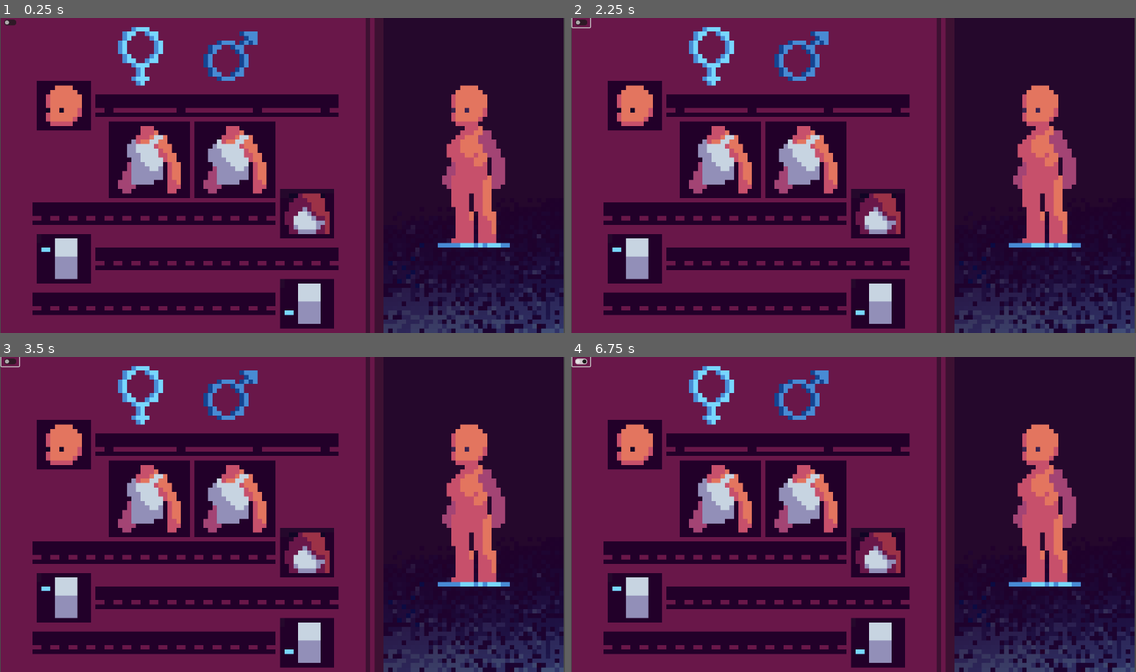
Above: before the commit, frames 1-4 (two rows, left to right).
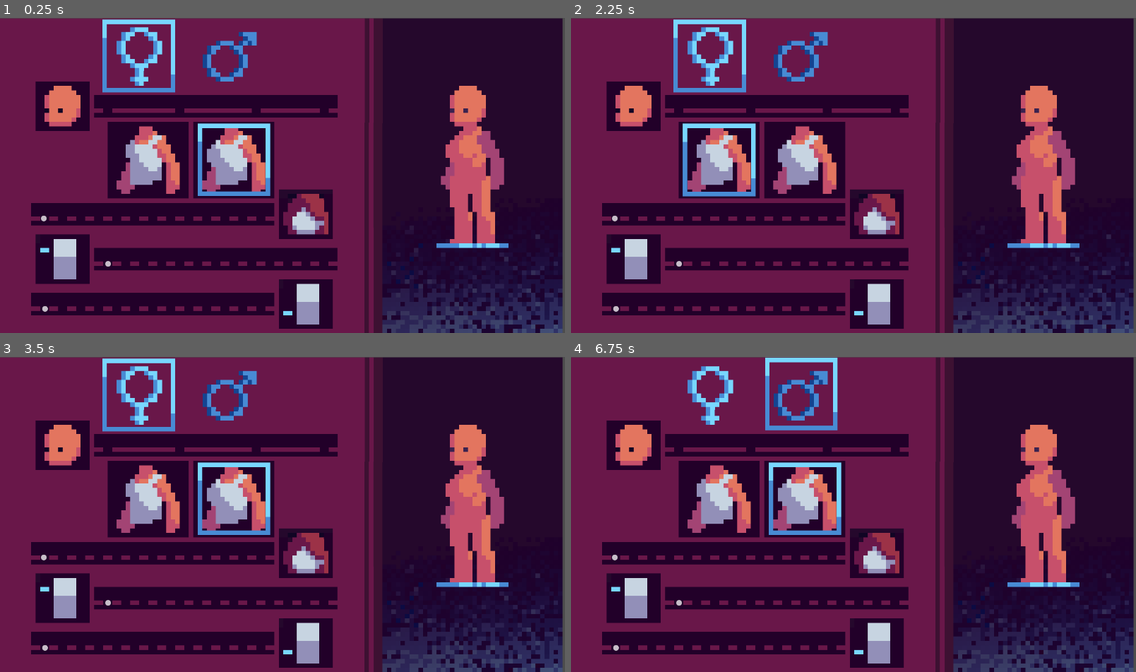
Above: after the commit, the same moments.

Repository: jimz8030/pixel-game
Game: Godot game, scene res://Scenes/Character_Creator.tscn
Two runs of this game, one before a commit and one after it. Both use one fixed random seed, a clock stepped at 60 frames per second and the inputs below.
Inputs (mouse positions are in pixels of both pictures, inside the frame that each line leads up to; where the layout moved, square brackets give the same spot in the first picture):
- Up to frame 1 (0.25 s): no input
- Up to frame 2 (2.25 s): click (802, 55) [582, 21] at 0.5 s; click (712, 55) [582, 21] at 1.25 s; click (717, 159) at 2.02 s
- Up to frame 3 (3.5 s): click (231, 498) at 2.77 s
- Up to frame 4 (6.75 s): click (802, 394) [582, 360] at 3.5 s; click (712, 394) [582, 360] at 4.25 s; click (717, 498) at 5.02 s; click (802, 498) at 5.77 s; click (802, 394) [582, 360] at 6.5 s

The runs differ from the first frame. In frame 1, 7.5% of the frame differs, in the area x 0-100%, y 0-100%; in frame 2, 7.5%; in frame 3, 7.5%; in frame 4, 7.5%.

Commit message:
Button
Added buttons that are in the right place but don't do anything

Diff:
--- /dev/null
+++ b/Groups/BodyShape.tres
@@ -0,0 +1,3 @@
+[gd_resource type="ButtonGroup" format=3 uid="uid://sbeyuro534v6"]
+
+[resource]
--- /dev/null
+++ b/Groups/MaleFemaleButtons.tres
@@ -0,0 +1,3 @@
+[gd_resource type="ButtonGroup" format=3 uid="uid://ncicfe48eeg8"]
+
+[resource]
--- a/Scenes/Character_Creator.tscn
+++ b/Scenes/Character_Creator.tscn
@@ -1,26 +1,134 @@
-[gd_scene load_steps=3 format=3 uid="uid://cjfhlbxs1b48m"]
+[gd_scene load_steps=10 format=3 uid="uid://cjfhlbxs1b48m"]
 
-[ext_resource type="Texture2D" uid="uid://bsfvi26gjbpjf" path="res://character_creator_background.png" id="1_r1fje"]
-[ext_resource type="Texture2D" uid="uid://cmxyvwrr1r6jw" path="res://Character_Sprites/F2.S3.png" id="2_ero1l"]
+[ext_resource type="Texture2D" uid="uid://bsfvi26gjbpjf" path="res://Sprites/Other Sprites/character_creator_background.png" id="1_r1fje"]
+[ext_resource type="Texture2D" uid="uid://cmxyvwrr1r6jw" path="res://Sprites/Character_Sprites/F2.S3.png" id="2_ero1l"]
+[ext_resource type="Texture2D" uid="uid://b2by3fiuwdwrr" path="res://Sprites/Other Sprites/Button_1.png" id="3_00iir"]
+[ext_resource type="ButtonGroup" uid="uid://ncicfe48eeg8" path="res://Groups/MaleFemaleButtons.tres" id="3_7sn6q"]
+[ext_resource type="ButtonGroup" uid="uid://sbeyuro534v6" path="res://Groups/BodyShape.tres" id="5_m8wqx"]
+
+[sub_resource type="StyleBoxEmpty" id="StyleBoxEmpty_0rypf"]
+
+[sub_resource type="StyleBoxEmpty" id="StyleBoxEmpty_4dewb"]
+
+[sub_resource type="StyleBoxEmpty" id="StyleBoxEmpty_a0x7u"]
+
+[sub_resource type="StyleBoxEmpty" id="StyleBoxEmpty_wip2f"]
 
 [node name="Node2D" type="Node2D"]
 
-[node name="Background" type="Sprite2D" parent="."]
+[node name="CanvasLayer" type="CanvasLayer" parent="."]
+
+[node name="Background" type="Sprite2D" parent="CanvasLayer"]
 position = Vector2(687, 386)
 texture = ExtResource("1_r1fje")
 
-[node name="Character" type="Sprite2D" parent="."]
+[node name="Character" type="Sprite2D" parent="CanvasLayer"]
 position = Vector2(1154, 364)
 scale = Vector2(11, 11)
 texture = ExtResource("2_ero1l")
 
-[node name="Male" type="CheckButton" parent="."]
-offset_right = 44.0
-offset_bottom = 24.0
+[node name="Camera" type="Camera2D" parent="CanvasLayer"]
+position = Vector2(687, 386)
 
-[node name="Female" type="CheckButton" parent="."]
-offset_right = 44.0
-offset_bottom = 24.0
+[node name="Female" type="Button" parent="CanvasLayer"]
+offset_left = 246.0
+offset_right = 432.0
+offset_bottom = 187.0
+theme_override_colors/icon_normal_color = Color(0, 0, 0, 0)
+theme_override_styles/focus = SubResource("StyleBoxEmpty_0rypf")
+toggle_mode = true
+button_pressed = true
+action_mode = 0
+button_group = ExtResource("3_7sn6q")
+icon = ExtResource("3_00iir")
+flat = true
+icon_alignment = 1
+expand_icon = true
 
-[node name="Camera" type="Camera2D" parent="."]
-position = Vector2(687, 386)
+[node name="Male" type="Button" parent="CanvasLayer"]
+offset_left = 470.0
+offset_top = -2.0
+offset_right = 655.0
+offset_bottom = 183.0
+theme_override_colors/icon_normal_color = Color(0, 0, 0, 0)
+theme_override_styles/focus = SubResource("StyleBoxEmpty_0rypf")
+toggle_mode = true
+action_mode = 0
+button_group = ExtResource("3_7sn6q")
+icon = ExtResource("3_00iir")
+flat = true
+icon_alignment = 1
+expand_icon = true
+
+[node name="Body_1" type="Button" parent="CanvasLayer"]
+offset_left = 269.0
+offset_top = 254.0
+offset_right = 455.0
+offset_bottom = 441.0
+theme_override_colors/icon_normal_color = Color(0, 0, 0, 0)
+theme_override_styles/focus = SubResource("StyleBoxEmpty_0rypf")
+toggle_mode = true
+action_mode = 0
+button_group = ExtResource("5_m8wqx")
+icon = ExtResource("3_00iir")
+flat = true
+icon_alignment = 1
+expand_icon = true
+
+[node name="Body_2" type="Button" parent="CanvasLayer"]
+offset_left = 479.0
+offset_top = 254.0
+offset_right = 664.0
+offset_bottom = 439.0
+theme_override_colors/icon_normal_color = Color(0, 0, 0, 0)
+theme_override_styles/focus = SubResource("StyleBoxEmpty_0rypf")
+toggle_mode = true
+button_pressed = true
+action_mode = 0
+button_group = ExtResource("5_m8wqx")
+icon = ExtResource("3_00iir")
+flat = true
+icon_alignment = 1
+expand_icon = true
+
+[node name="Sliders" type="Control" parent="CanvasLayer"]
+layout_mode = 3
+anchors_preset = 0
+offset_right = 40.0
+offset_bottom = 40.0
+
+[node name="Hair_Slide" type="HSlider" parent="CanvasLayer/Sliders"]
+offset_left = 99.0
+offset_top = 474.0
+offset_right = 644.0
+offset_bottom = 506.0
+theme_override_styles/slider = SubResource("StyleBoxEmpty_4dewb")
+theme_override_styles/grabber_area = SubResource("StyleBoxEmpty_a0x7u")
+theme_override_styles/grabber_area_highlight = SubResource("StyleBoxEmpty_wip2f")
+max_value = 12.0
+rounded = true
+scrollable = false
+
+[node name="Top_Slide" type="HSlider" parent="CanvasLayer/Sliders"]
+offset_left = 256.0
+offset_top = 585.0
+offset_right = 801.0
+offset_bottom = 617.0
+theme_override_styles/slider = SubResource("StyleBoxEmpty_4dewb")
+theme_override_styles/grabber_area = SubResource("StyleBoxEmpty_a0x7u")
+theme_override_styles/grabber_area_highlight = SubResource("StyleBoxEmpty_wip2f")
+max_value = 12.0
+rounded = true
+scrollable = false
+
+[node name="Bottom_Slide" type="HSlider" parent="CanvasLayer/Sliders"]
+offset_left = 102.0
+offset_top = 695.0
+offset_right = 647.0
+offset_bottom = 727.0
+theme_override_styles/slider = SubResource("StyleBoxEmpty_4dewb")
+theme_override_styles/grabber_area = SubResource("StyleBoxEmpty_a0x7u")
+theme_override_styles/grabber_area_highlight = SubResource("StyleBoxEmpty_wip2f")
+max_value = 12.0
+rounded = true
+scrollable = false
--- a/project.godot
+++ b/project.godot
@@ -12,12 +12,16 @@
 
 config/name="Pixel Game"
 run/main_scene="res://Scenes/Character_Creator.tscn"
-config/features=PackedStringArray("4.3", "Forward Plus")
+config/features=PackedStringArray("4.3", "C#", "Forward Plus")
 
 [display]
 
 window/size/viewport_width=1380
 window/size/viewport_height=770
+
+[dotnet]
+
+project/assembly_name="Pixel Game"
 
 [editor]
 
Binary file removed: Character_Selection_Supply.png
Renamed: Character_Sprites/F1.S1.png -> Sprites/Character_Sprites/F1.S1.png
Not shown, changed: Sprites/Character_Sprites/F1.S1.png.import
Renamed: Character_Sprites/F1.S2.png -> Sprites/Character_Sprites/F1.S2.png
Not shown, changed: Sprites/Character_Sprites/F1.S2.png.import
Renamed: Character_Sprites/F1.S3.png -> Sprites/Character_Sprites/F1.S3.png
Not shown, changed: Sprites/Character_Sprites/F1.S3.png.import
Renamed: Character_Sprites/F1.S4.png -> Sprites/Character_Sprites/F1.S4.png
Not shown, changed: Sprites/Character_Sprites/F1.S4.png.import
Renamed: Character_Sprites/F2.S1.png -> Sprites/Character_Sprites/F2.S1.png
Not shown, changed: Sprites/Character_Sprites/F2.S1.png.import
Renamed: Character_Sprites/F2.S2.png -> Sprites/Character_Sprites/F2.S2.png
(and 27 more such lines)
